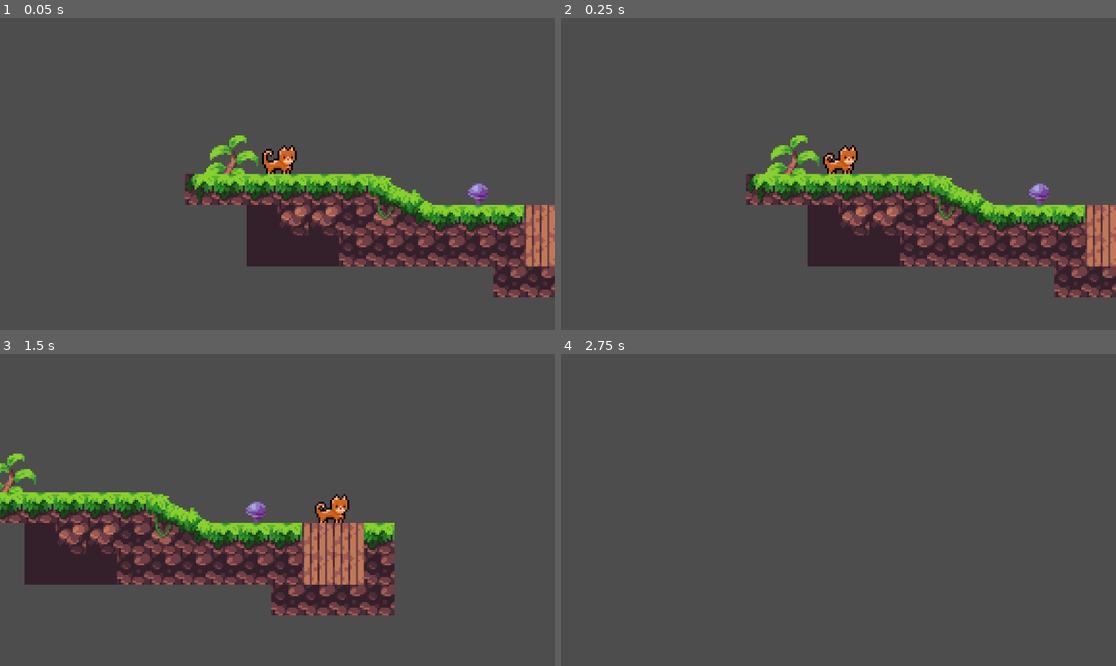
Above: before the commit, frames 1-4 (two rows, left to right).
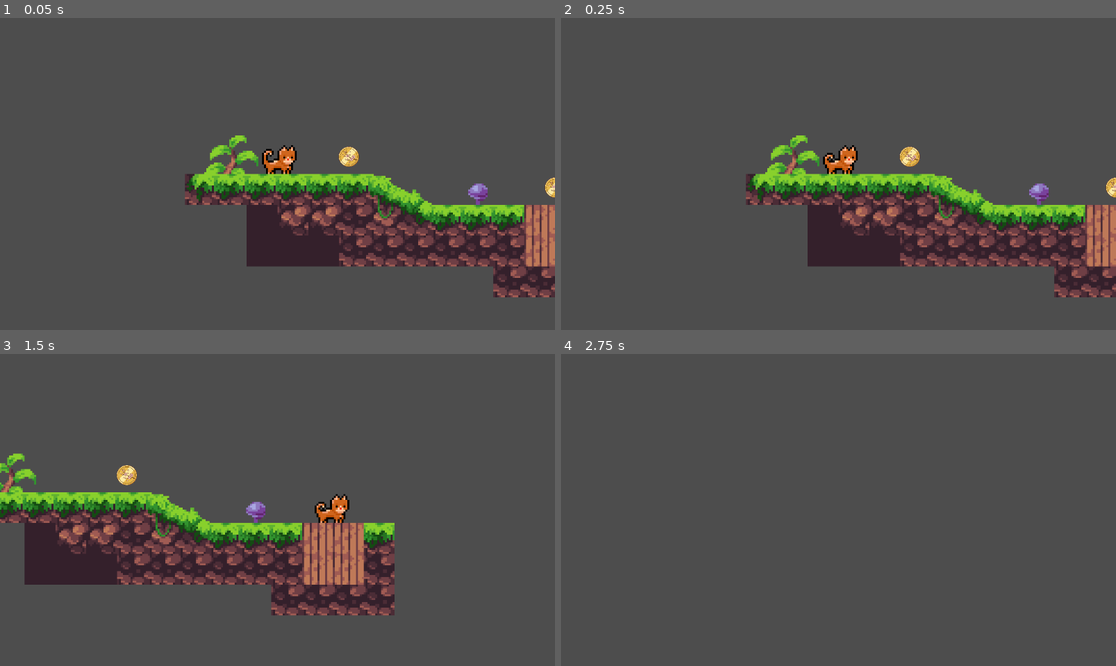
Above: after the commit, the same moments.

Repository: ionutincau/cats
Game: Godot game, scene res://scenes/game.tscn
Same seed, same stepped clock (60 frames per second), same inputs: the game is played once before the commit and once after it.
Inputs:
- Up to frame 1 (0.05 s): no input
- Up to frame 2 (0.25 s): no input
- Up to frame 3 (1.5 s): tap Enter (ui_accept) at 0.5, 0.77 s; hold Right (ui_right) from 0.53 s (still down)
- Up to frame 4 (2.75 s): tap Enter (ui_accept) at 1.52 s; release Right (ui_right) at 2.03 s; hold Left (ui_left) from 2.03 s (still down)

The runs differ from the first frame. In frame 1, 0.3% of the frame differs, in the area x 60-100%, y 41-58%; in frame 2, 0.3%; in frame 3, 0.2%; in frame 4, nothing differs.

Commit message:
add coins

Diff:
--- /dev/null
+++ b/scenes/coin.tscn
@@ -0,0 +1,22 @@
+[gd_scene load_steps=4 format=3 uid="uid://dljf6illtqv77"]
+
+[ext_resource type="Script" uid="uid://bomtaxegm5tuk" path="res://scripts/coin.gd" id="1_i64fm"]
+[ext_resource type="Texture2D" uid="uid://damuc0mh25ls2" path="res://assets/images/coin-transparent.png" id="1_rwqht"]
+
+[sub_resource type="CircleShape2D" id="CircleShape2D_rwqht"]
+radius = 5.0
+
+[node name="coin" type="Area2D"]
+collision_mask = 2
+script = ExtResource("1_i64fm")
+
+[node name="Coin-transparent" type="Sprite2D" parent="."]
+position = Vector2(-1.42109e-14, -5.96046e-08)
+rotation = -6.28319
+scale = Vector2(0.05, 0.05)
+texture = ExtResource("1_rwqht")
+
+[node name="CollisionShape2D" type="CollisionShape2D" parent="."]
+shape = SubResource("CircleShape2D_rwqht")
+
+[connection signal="body_entered" from="." to="." method="_on_body_entered"]
--- a/scenes/game.tscn
+++ b/scenes/game.tscn
@@ -1,7 +1,8 @@
-[gd_scene load_steps=5 format=4 uid="uid://di38dgsqflpej"]
+[gd_scene load_steps=6 format=4 uid="uid://di38dgsqflpej"]
 
 [ext_resource type="PackedScene" uid="uid://b311kj5m8hpfv" path="res://scenes/player.tscn" id="1_uwrxv"]
 [ext_resource type="Texture2D" uid="uid://cqgjbiugchj3y" path="res://assets/sprites/grassland.png" id="2_yqjtg"]
+[ext_resource type="PackedScene" uid="uid://dljf6illtqv77" path="res://scenes/coin.tscn" id="3_lnu2h"]
 
 [sub_resource type="TileSetAtlasSource" id="TileSetAtlasSource_lnu2h"]
 texture = ExtResource("2_yqjtg")
@@ -598,3 +599,9 @@
 [node name="TileMapLayer" type="TileMapLayer" parent="."]
 tile_map_data = PackedByteArray("AAD//wAAAAADAAAAAAAAAAAAAAADAAAAAAABAAAAAAADAAAAAAAAAAEAAAAEAAUAAAABAAEAAAAEAAUAAAABAA …(528 unchanged characters)…
 tile_set = SubResource("TileSet_lbhrr")
+
+[node name="coin" parent="." instance=ExtResource("3_lnu2h")]
+position = Vector2(144, 7)
+
+[node name="coin2" parent="." instance=ExtResource("3_lnu2h")]
+position = Vector2(37, -9)
--- a/scenes/player.tscn
+++ b/scenes/player.tscn
@@ -43,6 +43,7 @@
 radius = 6.0
 
 [node name="Player" type="CharacterBody2D"]
+collision_layer = 2
 script = ExtResource("1_g2els")
 
 [node name="AnimatedSprite2D" type="AnimatedSprite2D" parent="."]
--- /dev/null
+++ b/scripts/coin.gd
@@ -0,0 +1,5 @@
+extends Area2D
+
+
+func _on_body_entered(body: Node2D) -> void:
+	queue_free();
Binary file added: assets/images/coin-transparent.png
Not shown, added: assets/images/coin-transparent.png.import
Not shown, added: scripts/coin.gd.uid
Not shown, changed: README.md
